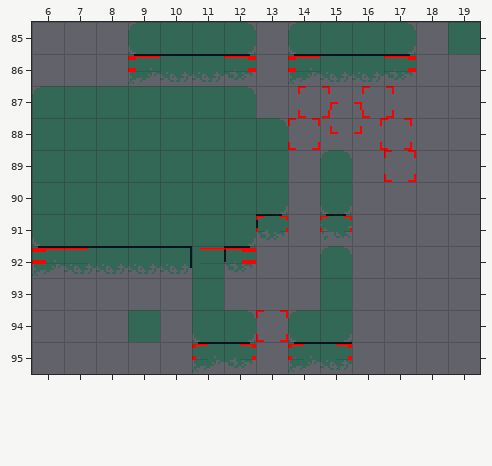
Two versions of a level (Tiled map, files/maps/debug.tmx). Above: the version before the commit.
Cells are 16x16 px. Shown: x 6..19, y 85..95.
The same view after the edit:
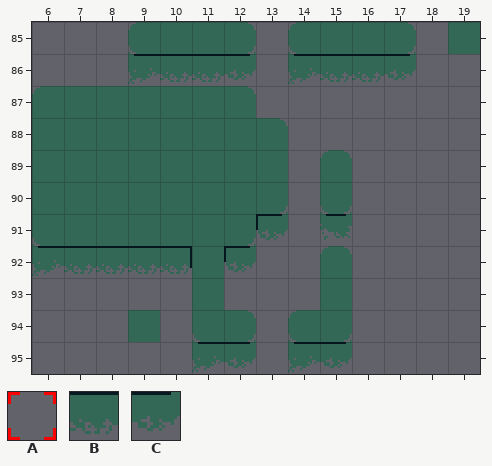
Key: from "main": A 6, B 14, C 15.
_ is an empty cell.
Objects are placed by their top-left corner, in cells (3,4 is the top-left corner of cell 3,4); size is 1x1 cell unless given.
Difference:
Layer "tiles":
Tile C replaces tile B in row 95 at x 15.
Layer "objects" (now hidden):
Object A "islandParticles" at 9,86.1 size 4x0.5 is removed.
Object A "islandParticles" at 14,86.1 size 4x0.5 is removed.
Object A "platform" at 14.3,87 is removed.
Object A "platform" at 16.3,87 is removed.
Object A "platform" at 15.3,87.5 is removed.
Object A "platform" at 14,88 is removed.
Object A "platform" at 16.9,88 is removed.
Object A "platform" at 17,89 is removed.
Object A "islandParticles" at 15,91.1 size 1x0.5 is removed.
Object A "islandParticles" at 13,91.1 size 1x0.5 is removed.
Object A "islandParticles" at 6,92.1 size 7x0.5 is removed.
Object A "platform" at 13,94 is removed.
Object A "islandParticles" at 11,95.1 size 2x0.5 is removed.
Object A "islandParticles" at 14,95.1 size 2x0.5 is removed.
